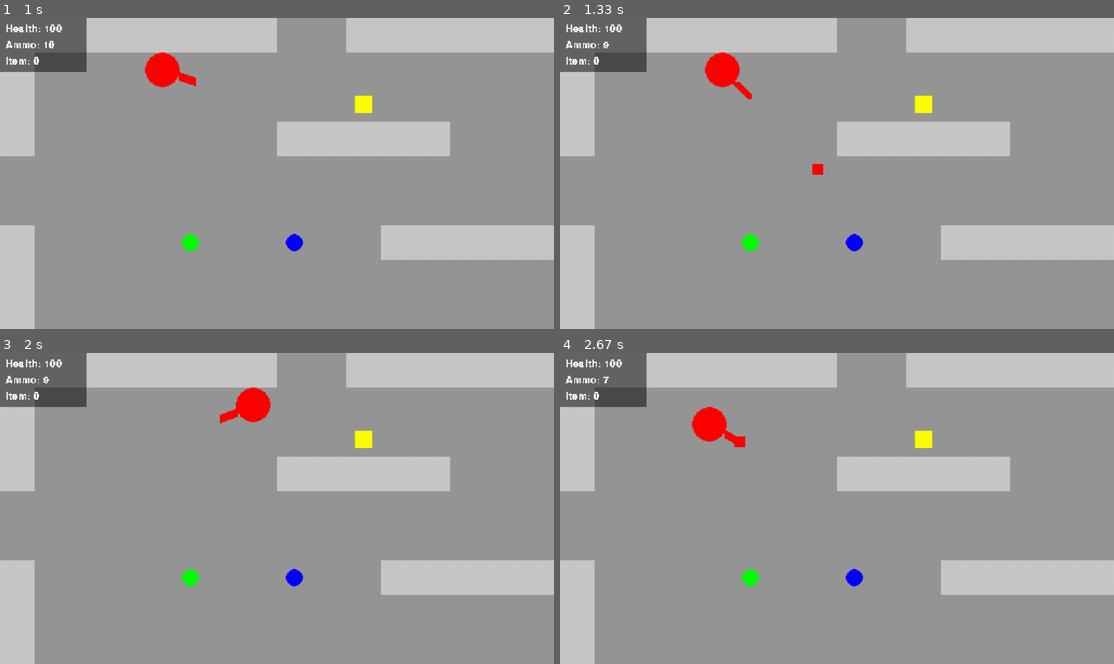
Above: before the commit, frames 1-4 (two rows, left to right).
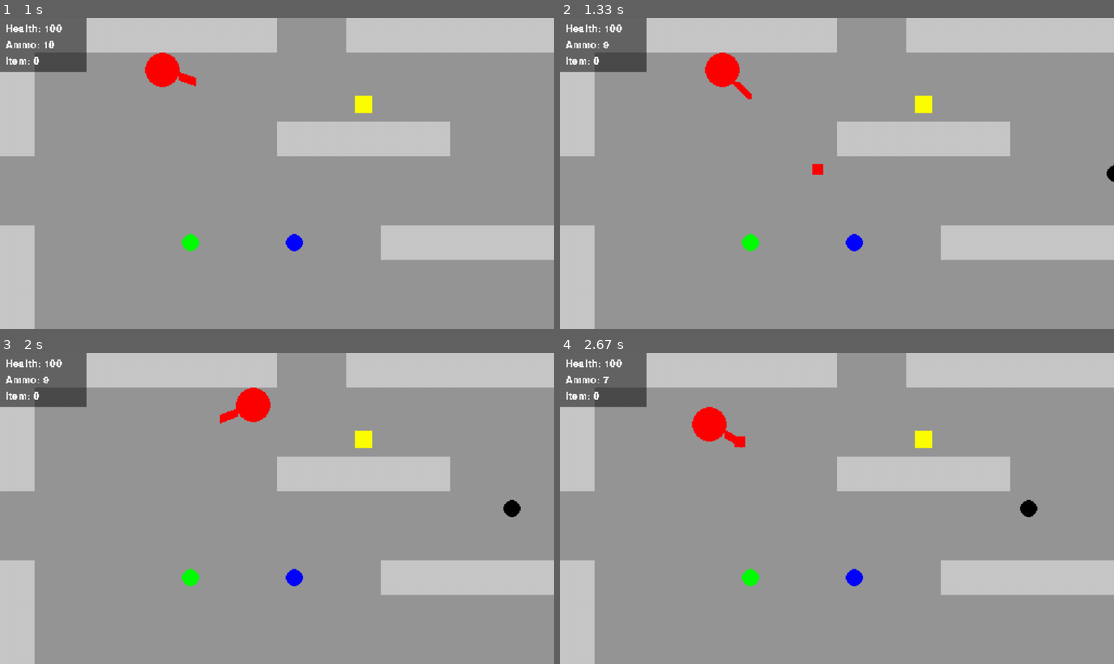
Above: after the commit, the same moments.

Repository: RLangendam/pygame
Game: pygame game, started from main.py
Two runs of this game, one before a commit and one after it. Both use one fixed random seed, a clock stepped at 60 frames per second and the inputs below.
Inputs (mouse positions are in pixels of both pictures, inside the frame that each line leads up to):
- Up to frame 1 (1 s): hold D 0.33-0.8 s; move the mouse to (254, 185) at 0.37 s; hold W from 0.83 s (still down); move the mouse to (454, 164) at 0.87 s
- Up to frame 2 (1.33 s): release W at 1.13 s; click (892, 241) at 1.22 s
- Up to frame 3 (2 s): hold D 1.5-1.97 s; click (105, 461) at 1.58 s
- Up to frame 4 (2.67 s): hold A 2-2.53 s; click (920, 399) at 2.08 s; hold S from 2.57 s (still down); click (903, 536) at 2.65 s

Frame 1 is identical in both runs. In frame 2, less than 0.1% of the frame differs, in the area x 98-100%, y 47-53%; in frame 3, 0.1%, in the area x 90-94%, y 47-53%; in frame 4, 0.1%.

Commit message:
Added a simple follower enemy

Diff:
--- /dev/null
+++ b/source/enemy.py
@@ -0,0 +1,44 @@
+import pygame
+
+from source.constants import Constants
+from source.movable import Movable
+
+
+class Enemy(Movable):
+    def __init__(self, pos: pygame.Vector2, constants: Constants, *groups):
+        tile_dimensions = (constants.tile_size, constants.tile_size)
+        image = pygame.Surface(tile_dimensions, pygame.SRCALPHA)
+        rect = image.get_rect(topleft=pos * constants.tile_size)
+        super().__init__(image, rect, *groups)
+        pygame.draw.circle(
+            self.image,
+            (0, 0, 0, 255),
+            (constants.tile_size // 2, constants.tile_size // 2),
+            constants.tile_size // 4,
+        )
+        self.health = 3
+        self.movement_speed = 0.1
+
+    def hit(self, damage: int):
+        self.health -= damage
+        if self.health <= 0:
+            self.kill()
+
+    def update(self, dt: int, player_center: tuple[int, int], width, height, obstacles):
+        target_x, target_y = player_center
+        x = target_x - self.rect.centerx
+        y = target_y - self.rect.centery
+        direction = pygame.Vector2(x, y).normalize() * self.movement_speed * dt
+        dx = int(direction.x)
+        dy = int(direction.y)
+
+        dx, dy = self.restrict_to_level_bounds(dx, dy, width, height)
+        if dx == 0 and dy == 0:
+            return
+
+        other_obstacles = filter(lambda sprite: sprite != self, obstacles)
+        dx, dy = self.move_avoiding_collisions(dx, dy, other_obstacles)
+        if dx == 0 and dy == 0:
+            return
+
+        # Add player collision logic
--- a/source/game.py
+++ b/source/game.py
@@ -94,6 +94,13 @@
             self.dynamics_group.update(dt)
             self.player_group.update(dt, self.level)
             player_center = self.player.rect.center
+            self.level.get_enemies().update(
+                dt,
+                player_center,
+                self.level.width,
+                self.level.height,
+                self.level.get_obstacles(),
+            )
             self.weapon_group.update(
                 dt, player_center, self.projectile_group, self.y_sorted_group
             )
--- a/source/level.py
+++ b/source/level.py
@@ -1,5 +1,6 @@
 import pygame
 from source.constants import Constants
+from source.enemy import Enemy
 
 
 class Tile(pygame.sprite.Sprite):
@@ -9,7 +10,7 @@
         self.image = pygame.Surface(tile_dimensions, pygame.SRCALPHA)
         self.rect = self.image.get_rect(topleft=pos * constants.tile_size)
 
-    def hit(self):
+    def hit(self, damage: int):
         pass
 
 
@@ -70,7 +71,7 @@
 x                    x
 x         i          x
 x       xxxxx        x
-
+                  e
 
 x    o  b  xxxxx     x
 x                    x
@@ -91,6 +92,7 @@
         self.tiles = []
         self.obstacles_group = pygame.sprite.Group()
         self.item_group = pygame.sprite.Group()
+        self.enemies_group = pygame.sprite.Group()
         for y, row in enumerate(characters):
             for x, char in enumerate(row):
                 pos = pygame.Vector2(x, y)
@@ -126,6 +128,17 @@
                     sprites.append(sprite)
                     sprite = Floor(pos, constants, background_group)
                     sprites.append(sprite)
+                elif char == "e":
+                    sprite = Enemy(
+                        pos,
+                        constants,
+                        self.enemies_group,
+                        y_sorted_group,
+                        self.obstacles_group,
+                    )
+                    sprites.append(sprite)
+                    sprite = Floor(pos, constants, background_group)
+                    sprites.append(sprite)
                 else:
                     raise ValueError(f"Unknown tile character: {char}")
 
@@ -141,3 +154,6 @@
 
     def get_items(self):
         return self.item_group
+
+    def get_enemies(self):
+        return self.enemies_group
--- /dev/null
+++ b/source/movable.py
@@ -0,0 +1,60 @@
+import pygame
+
+NONE = 0
+X = 1
+Y = 2
+
+
+class Movable(pygame.sprite.Sprite):
+    def __init__(self, surface: pygame.Surface, rect: pygame.Rect, *groups):
+        super().__init__(*groups)  # type: ignore
+        self.image = surface
+        self.rect = rect
+
+    def move_avoiding_collisions(self, dx, dy, obstacles):
+        self.rect.move_ip(dx, dy)
+        blockers = pygame.sprite.spritecollide(self, obstacles, False)  # type: ignore
+        if len(blockers) == 0:
+            return dx, dy
+
+        reverted = NONE
+        for blocker in blockers:
+            if pygame.sprite.collide_mask(self, blocker) is None:
+                continue
+
+            if dx == 0:
+                self.rect.move_ip(0, -dy)
+                return 0, 0
+            if dy == 0:
+                self.rect.move_ip(-dx, 0)
+                return 0, 0
+
+            if reverted & X == 0:
+                self.rect.move_ip(-dx, 0)
+                dx = 0
+                reverted |= X
+                if pygame.sprite.collide_mask(self, blocker) is None:
+                    continue
+
+            if reverted & Y == 0:
+                self.rect.move_ip(0, -dy)
+                dy = 0
+                reverted |= Y
+                if pygame.sprite.collide_mask(self, blocker) is None:
+                    continue
+
+            assert reverted == X | Y, "Reverted should be both X and Y"
+            break
+
+        return dx, dy
+
+    def restrict_to_level_bounds(self, dx: int, dy: int, width: int, height: int):
+        if dx != 0:
+            new_x = self.rect.x + dx
+            if new_x < 0 or new_x > width - self.rect.width:
+                dx = 0
+        if dy != 0:
+            new_y = self.rect.y + dy
+            if new_y < 0 or new_y > height - self.rect.height:
+                dy = 0
+        return dx, dy
--- a/source/player.py
+++ b/source/player.py
@@ -1,20 +1,16 @@
 import pygame
 from source.level import Level
 from source.constants import Constants
+from source.movable import Movable
 
 
-NONE = 0
-X = 1
-Y = 2
-
-
-class Player(pygame.sprite.Sprite):
+class Player(Movable):
     def __init__(self, x: int, y: int, constants: Constants, *groups):
-        super().__init__(*groups)
         image_dimensions = (constants.tile_size, constants.tile_size)
-        self.image = pygame.Surface(image_dimensions, pygame.SRCALPHA)
+        image = pygame.Surface(image_dimensions, pygame.SRCALPHA)
+        rect = image.get_rect(topleft=(x, y))
+        super().__init__(image, rect, *groups)
         pygame.draw.ellipse(self.image, (255, 0, 0, 255), self.image.get_rect())
-        self.rect = self.image.get_rect(topleft=(x, y))
         self.health = 100
         self.inventory = {"Item": 0}
         self.movement_x = 0
@@ -59,54 +55,6 @@
     def stop_moving_right(self):
         self.movement_x -= 1
 
-    def move_avoiding_collisions(self, dx, dy, obstacles):
-        self.rect.move_ip(dx, dy)
-        blockers = pygame.sprite.spritecollide(self, obstacles, False)  # type: ignore
-        if len(blockers) == 0:
-            return dx, dy
-
-        reverted = NONE
-        for blocker in blockers:
-            if pygame.sprite.collide_mask(self, blocker) is None:
-                continue
-
-            if dx == 0:
-                self.rect.move_ip(0, -dy)
-                return 0, 0
-            if dy == 0:
-                self.rect.move_ip(-dx, 0)
-                return 0, 0
-
-            if reverted & X == 0:
-                self.rect.move_ip(-dx, 0)
-                dx = 0
-                reverted |= X
-                if pygame.sprite.collide_mask(self, blocker) is None:
-                    continue
-
-            if reverted & Y == 0:
-                self.rect.move_ip(0, -dy)
-                dy = 0
-                reverted |= Y
-                if pygame.sprite.collide_mask(self, blocker) is None:
-                    continue
-
-            assert reverted == X | Y, "Reverted should be both X and Y"
-            break
-
-        return dx, dy
-
-    def restrict_to_level_bounds(self, dx: int, dy: int, width: int, height: int):
-        if dx != 0:
-            new_x = self.rect.x + dx
-            if new_x < 0 or new_x > width - self.rect.width:
-                dx = 0
-        if dy != 0:
-            new_y = self.rect.y + dy
-            if new_y < 0 or new_y > height - self.rect.height:
-                dy = 0
-        return dx, dy
-
     def deltas_from_direction(self, dt: int) -> tuple[int, int]:
         if self.movement_x != 0 and self.movement_y != 0:
             # Diagonal movement: 0.141 = sqrt(2) * 200 / 1000
--- a/source/projectile.py
+++ b/source/projectile.py
@@ -23,5 +23,5 @@
         colliders = pygame.sprite.spritecollide(self, obstacles, False)  # type: ignore
         for obstacle in colliders:
             if pygame.sprite.collide_mask(self, obstacle) is not None:
-                obstacle.hit()
+                obstacle.hit(1)
                 self.kill()
